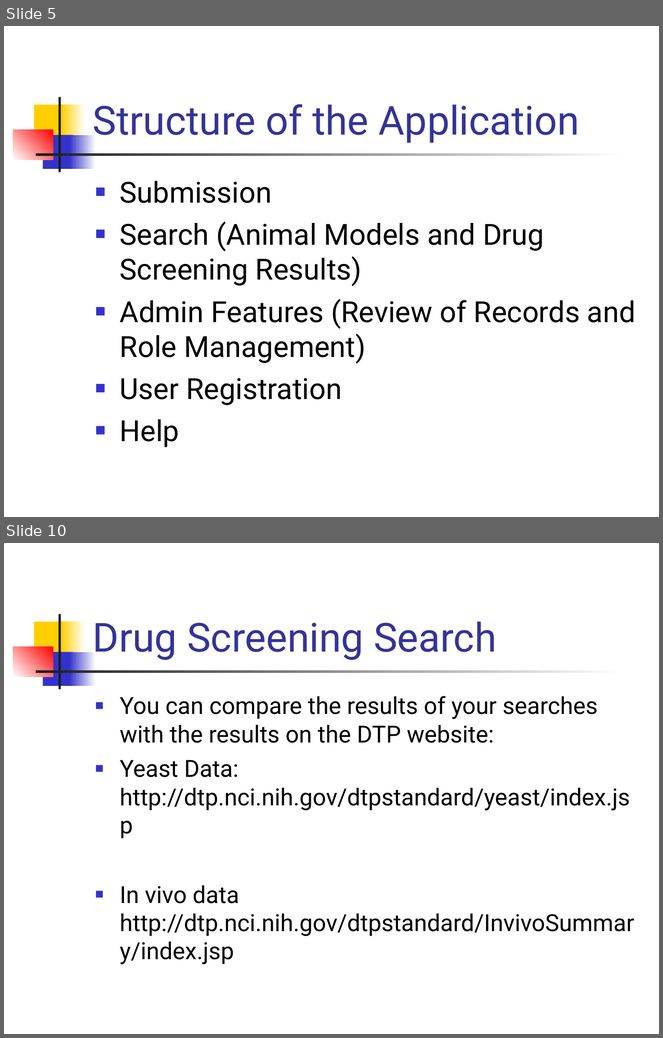
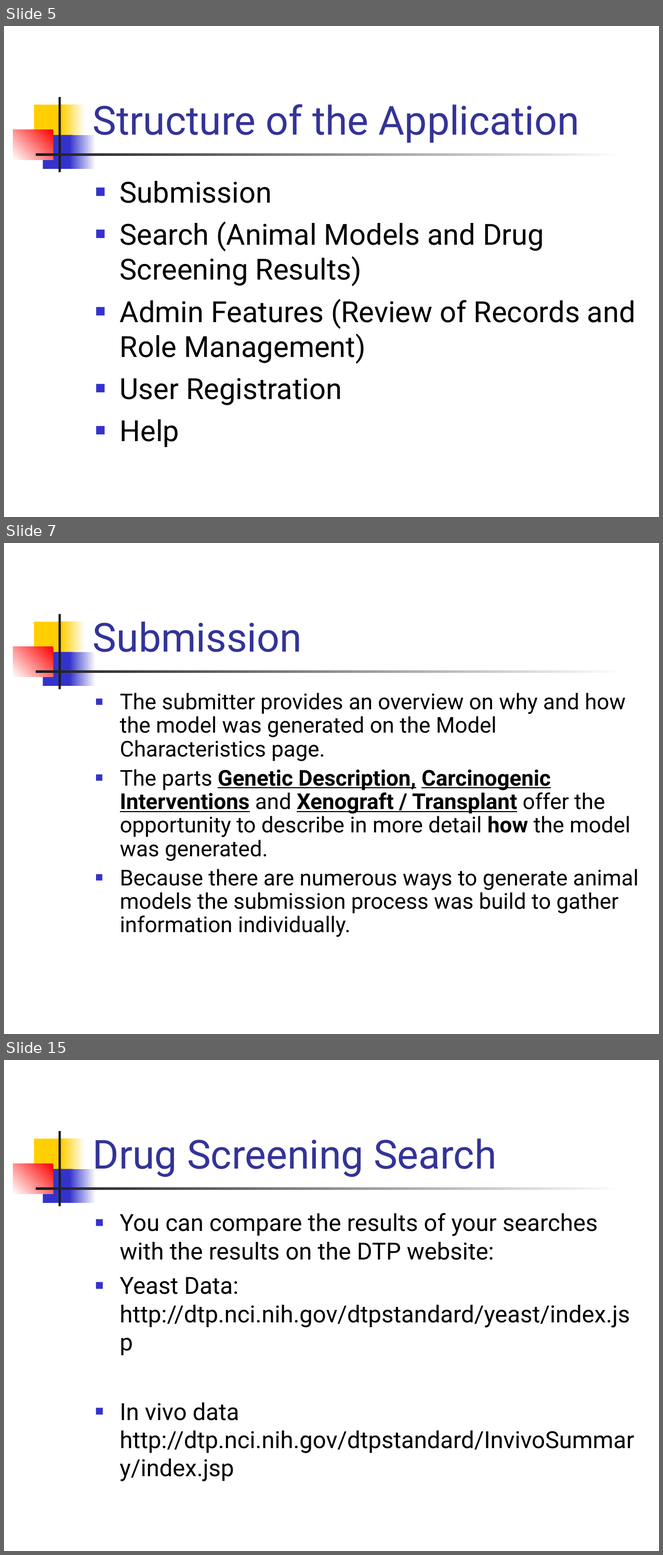
Before and after one commit to NCIP/camod-docs, a slide deck: artifacts/UAT/UAT2/Intro UAT2.ppt. Shown one above the other, each under a label of ours: slides 5 and 10 before the commit, slides 5, 7 and 15 after it; the slides between them are not shown. The pictures are 663x1038 and 663x1555 pixels, drawn with LibreOffice and Linux fonts; fonts in the diff are those of the drawing. Boxes give left, top, right and bottom in pixels: in the first picture for what was removed or moved away, otherwise in the second. Text is boxed around its words. In the diff, an @@ line names an element or a change of style, - is before the commit and + after.

```diff
--- a/artifacts/UAT/UAT2/Intro UAT2.ppt
+++ b/artifacts/UAT/UAT2/Intro UAT2.ppt
@@ slide 7 added at bbox=[4, 543, 659, 1034], background #FFFFFF; not listed: 7 template elements that a slide beside it also shows @@
@@ title added at bbox=[93, 622, 302, 652], 44 pt, text #333399 @@
+Submission
@@ text added at bbox=[120, 693, 639, 937], 24 pt, text #000000 @@
+■ The submitter provides an overview on why and how the model was generated on the Model Characteristics page.
+■ The parts Genetic Description, Carcinogenic Interventions and Xenograft / Transplant offer the opportunity to describe in more detail how the model was generated.
+■ Because there are numerous ways to generate animal models the submission process was build to gather information individually.
@@ what was slide 10 is now slide 15 @@
```
Also in this commit, not shown: 5 slides changed, 7 other slides added, 1 slide removed, 6 other files.
